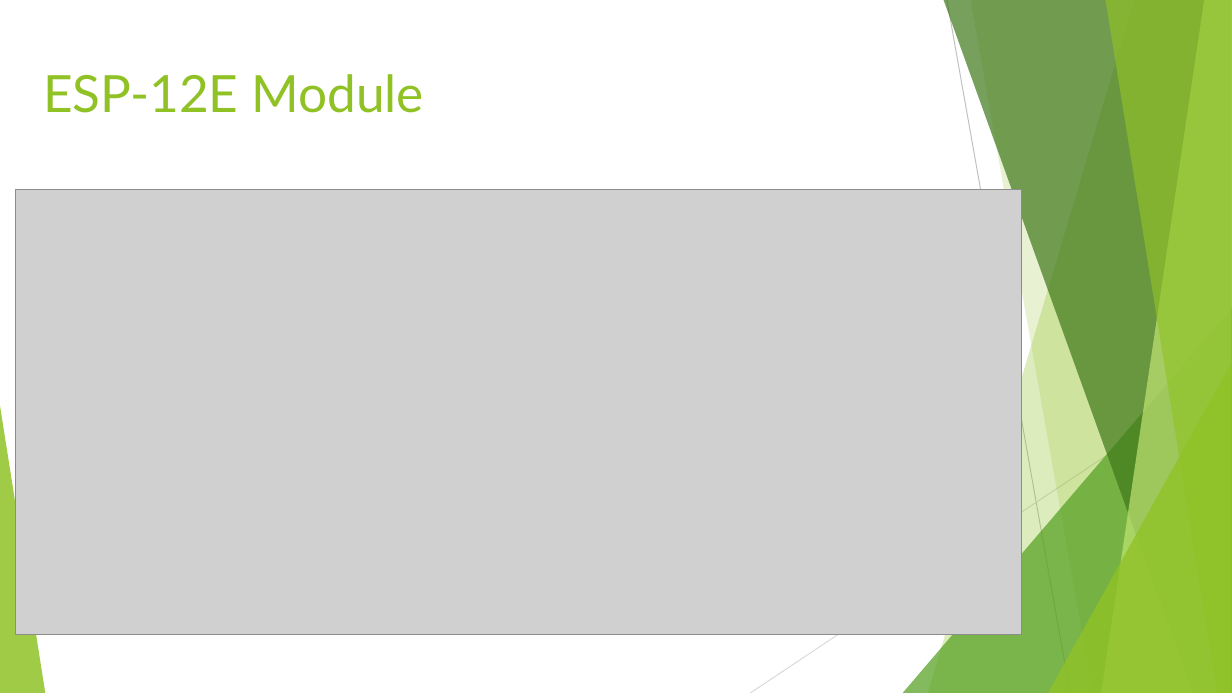
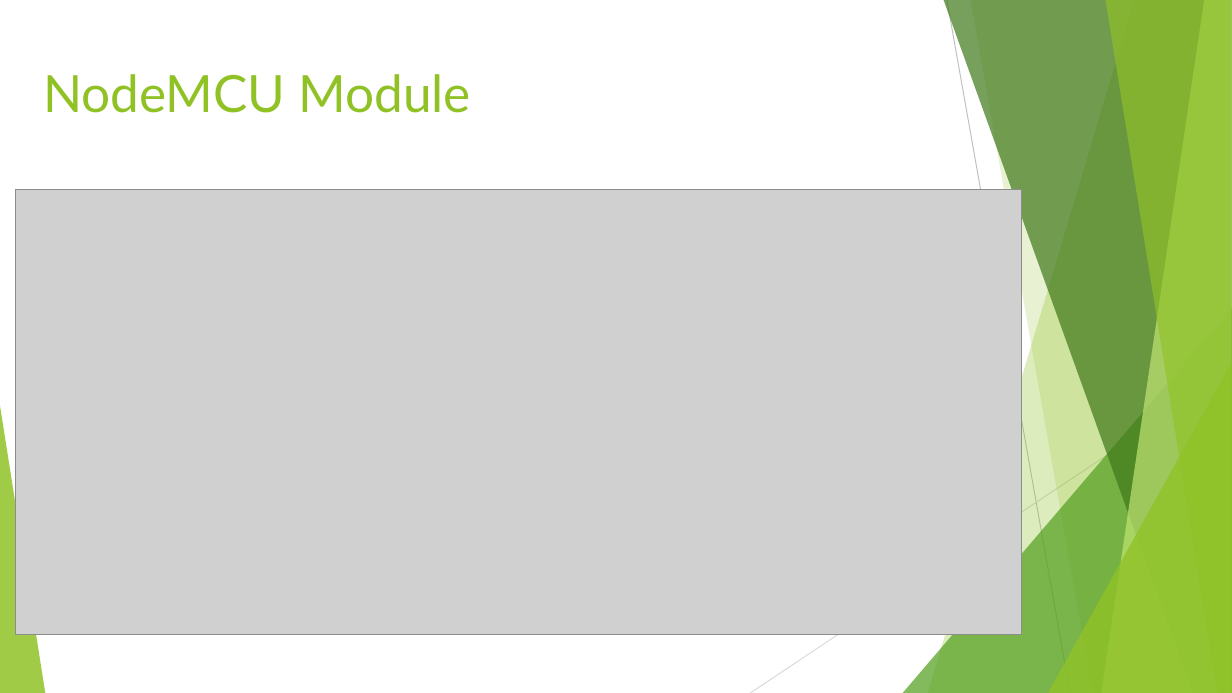
Before and after one commit to vikasyadavnsit/vikasyadavnsit.github.io, a slide deck: slide 15 of Internet of Things.pptx (slide 5 before the commit). Drawn at 1232x693 pixels with LibreOffice and Linux fonts; fonts in the diff are those of the drawing; grey boxes stand for pictures. Boxes give left, top, right and bottom in pixels: in the first picture for what was removed or moved away, otherwise in the second. Text is boxed around its words. In the diff, an @@ line names an element or a change of style, - is before the commit and + after.

```diff
--- a/Internet of Things.pptx
+++ b/Internet of Things.pptx
@@ title at box(43, 74, 471, 113): text changed @@
-ESP-12E Module
+NodeMCU Module
```
Also in this commit, not shown: 3 other slides changed, 16 slides added.
